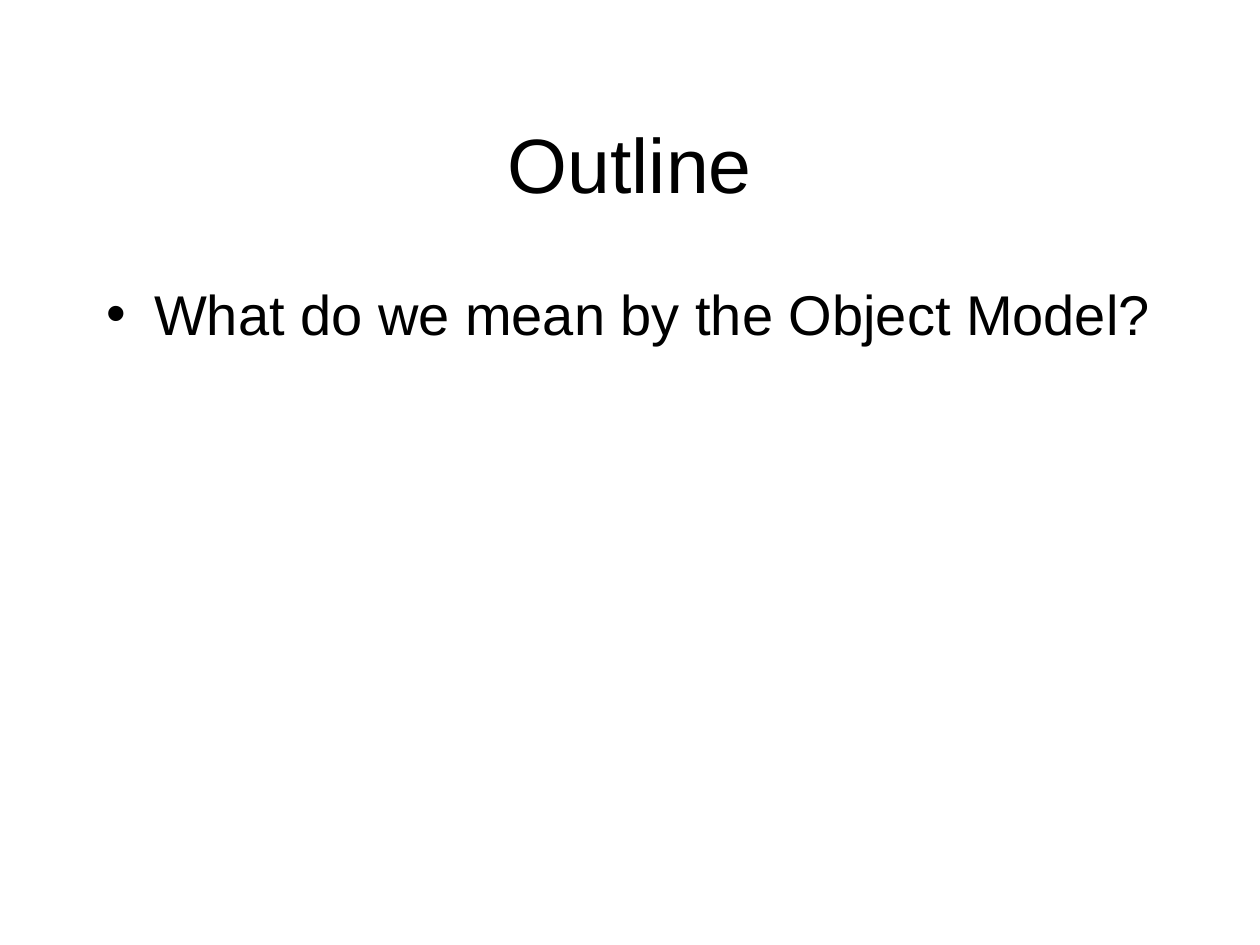
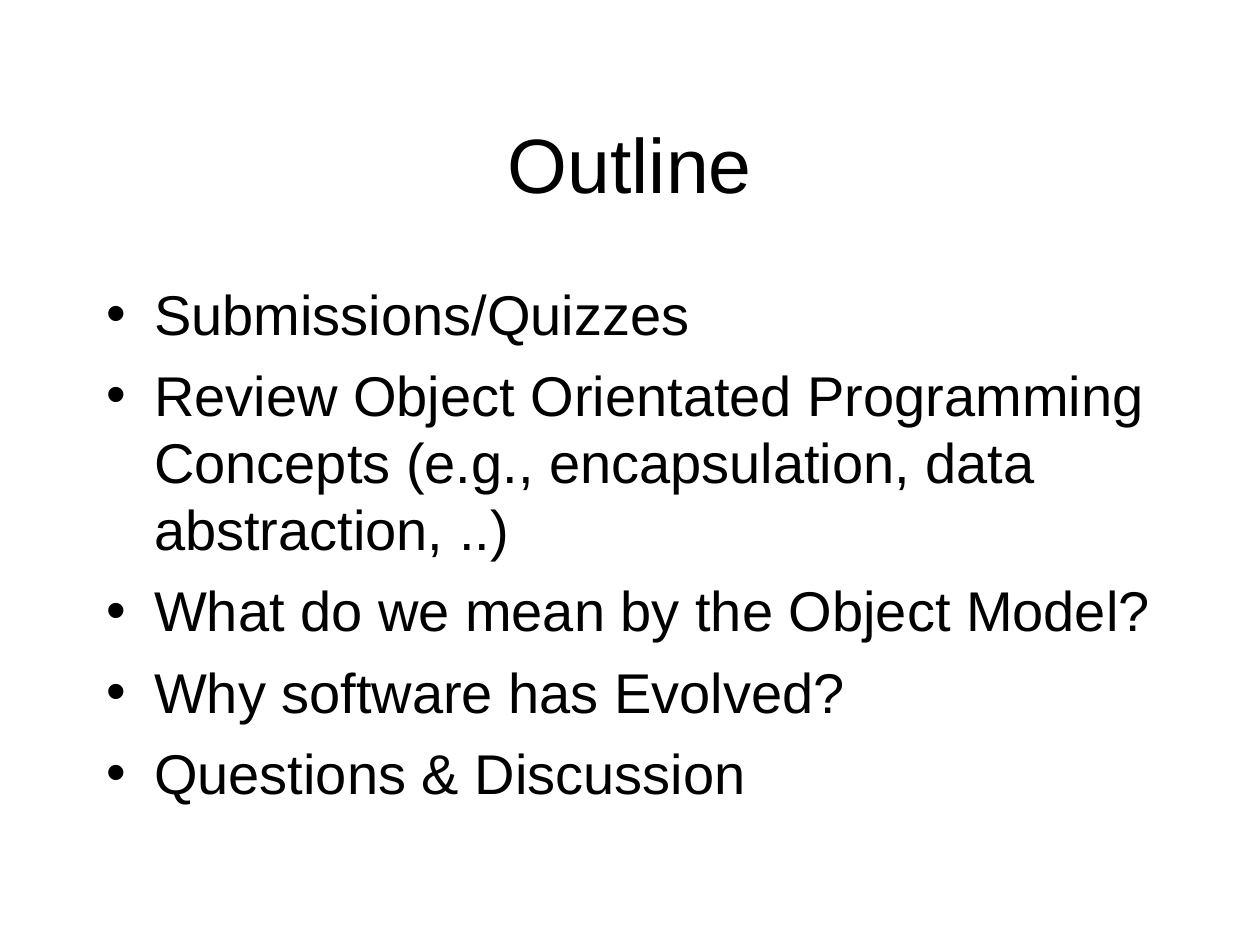
Before and after one commit to octaviordz/zjnu2017.github.io, a slide deck: slide 2 of OOAD/lectures/030--Object.Model.ppt. Drawn at 1260x945 pixels with LibreOffice and Linux fonts; fonts in the diff are those of the drawing. Boxes give left, top, right and bottom in pixels: in the first picture for what was removed or moved away, otherwise in the second. Text is boxed around its words. In the diff, an @@ line names an element or a change of style, - is before the commit and + after.

Commit message:
Slide updates.

```diff
--- a/OOAD/lectures/030--Object.Model.ppt
+++ b/OOAD/lectures/030--Object.Model.ppt
@@ text at [154,294,1144,558]: paragraphs added @@
+• Submissions/Quizzes
+• Review Object Orientated Programming Concepts (e.g., encapsulation, data abstraction, ..)
@@ text at [154,672,844,805]: paragraphs added @@
+• Why software has Evolved?
+• Questions & Discussion
```
Also in this commit, not shown: 6 other slides changed, 24 slides added, 2 other files.
